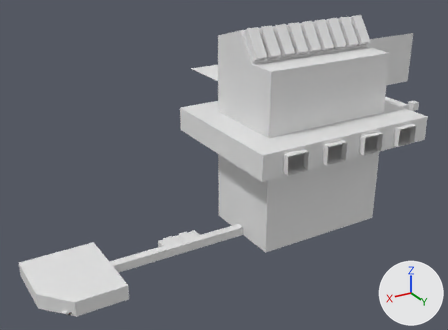
Renders of the Blender file Blender/berghain-dream.blend from each side of a commit.
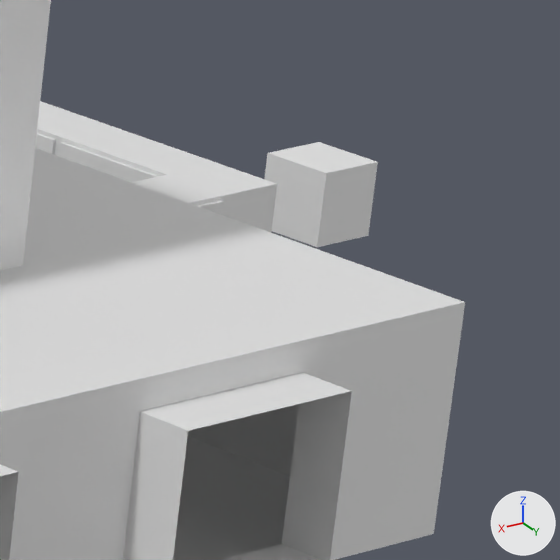
The first picture shows the older version from a 50 mm lens placed at (208.0, 263.0, 176.0), pointed at (21.0, -48.0, 21.0). The close-ups show both versions on the part from 85% to 98% of the width and 26% to 43% of the height of that picture; other places that the commit changed are outside them. The axes (+X, +Y, +Z) are drawn at lower right. The lights are the same throughout.

Names of what the first close-up shows: 'MEASURING CUBE', 'base.001', 'entryway'.
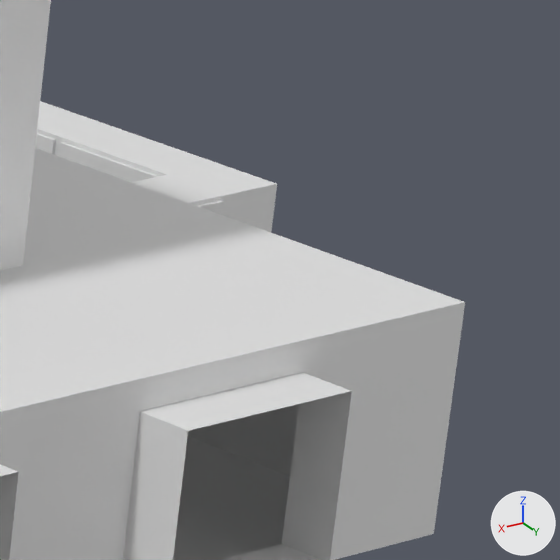
What differs and where, as boxes (x1, y1, x2, y2) in the close-ups (560 x 560 px):
'MEASURING CUBE', moved (not visible afterwards): before (264, 142, 378, 247)

What the commit changed:
Object 'MEASURING CUBE' (ob_measuring_cube) moves from (-90.2, 0.0, 52.45) to (17.0, 26.95, 0.12).
